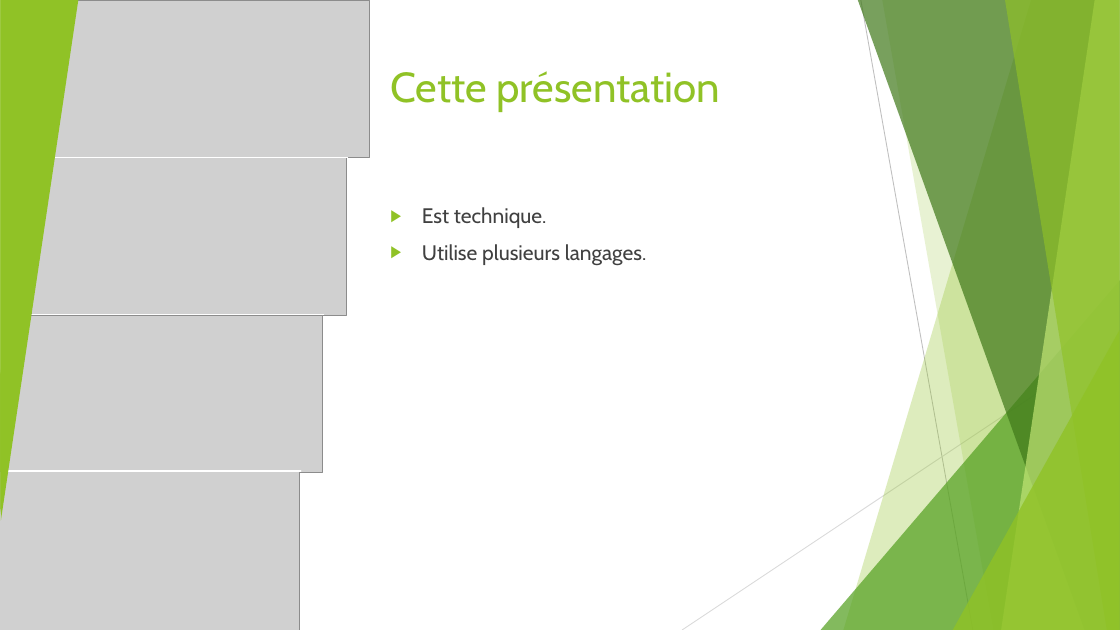
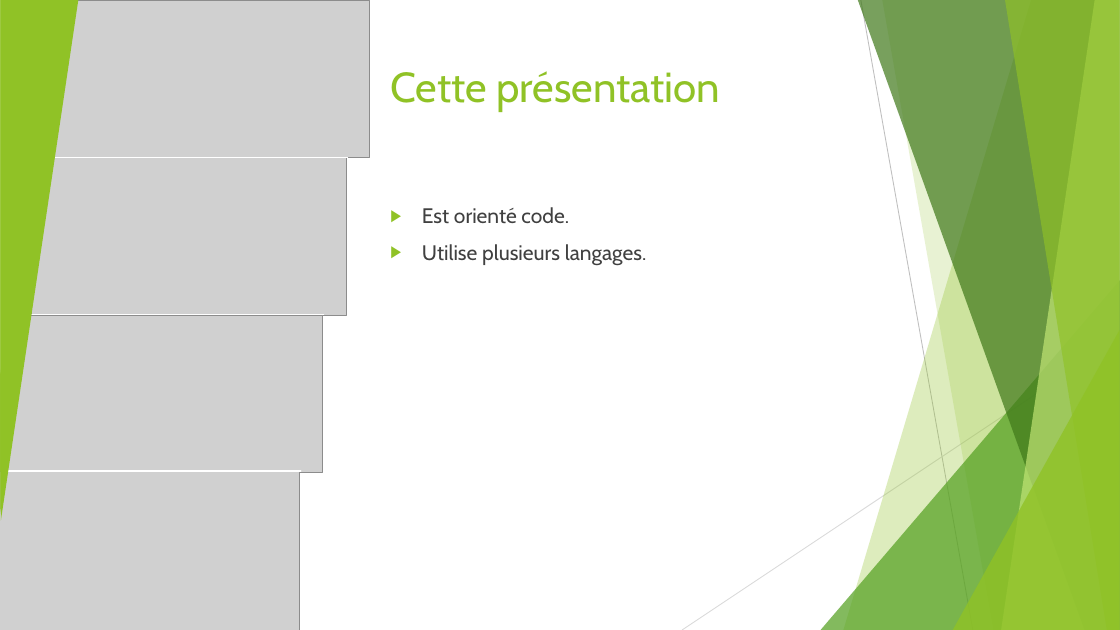
Before and after one commit to worming004/SimpleIsNotEasy, a slide deck: slide 3 of PPT/Easy != Simple.pptx. Drawn at 1120x630 pixels with LibreOffice and Linux fonts; fonts in the diff are those of the drawing; grey boxes stand for pictures. Boxes give left, top, right and bottom in pixels: in the first picture for what was removed or moved away, otherwise in the second. Text is boxed around its words. In the diff, an @@ line names an element or a change of style, - is before the commit and + after.

```diff
--- a/PPT/Easy != Simple.pptx
+++ b/PPT/Easy != Simple.pptx
@@ text at (422,207,569,223): text changed @@
-▶ Est technique.
+▶ Est orienté code.
```
Also in this commit, not shown: 2 other slides changed, 1 slide removed.
